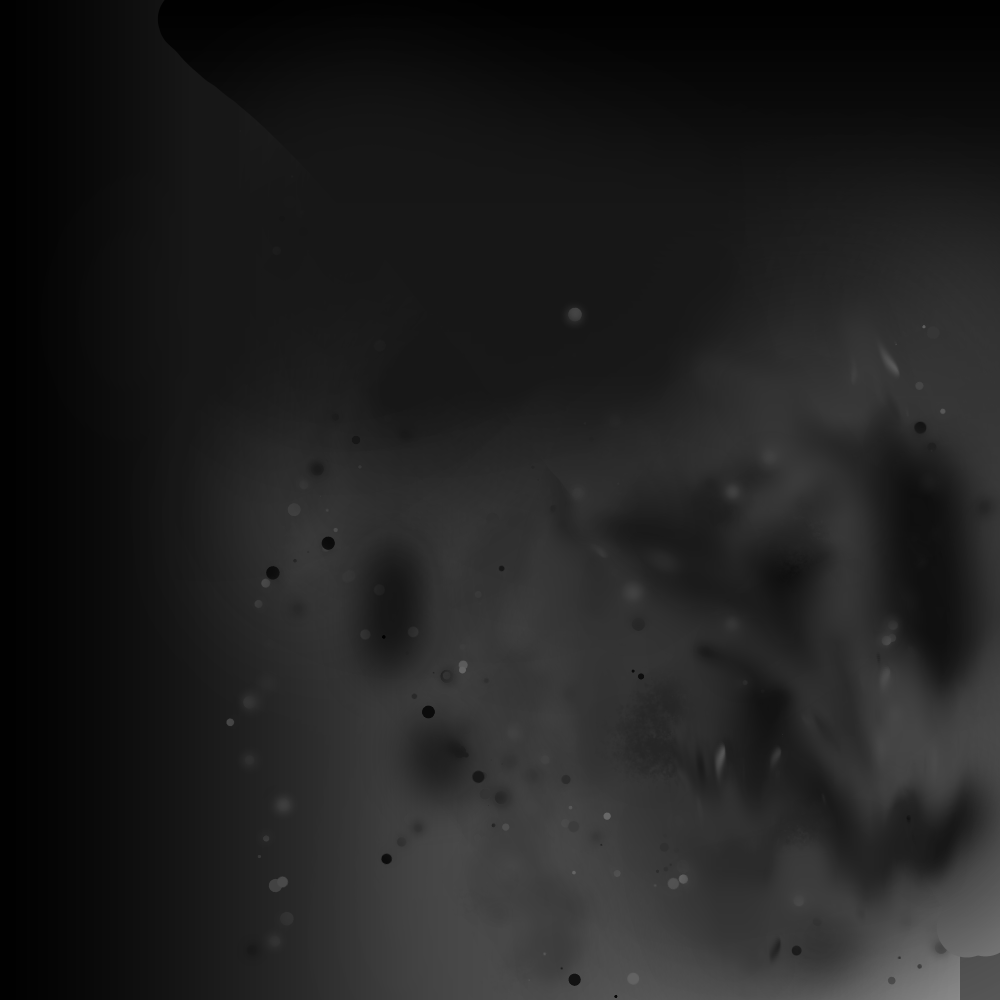
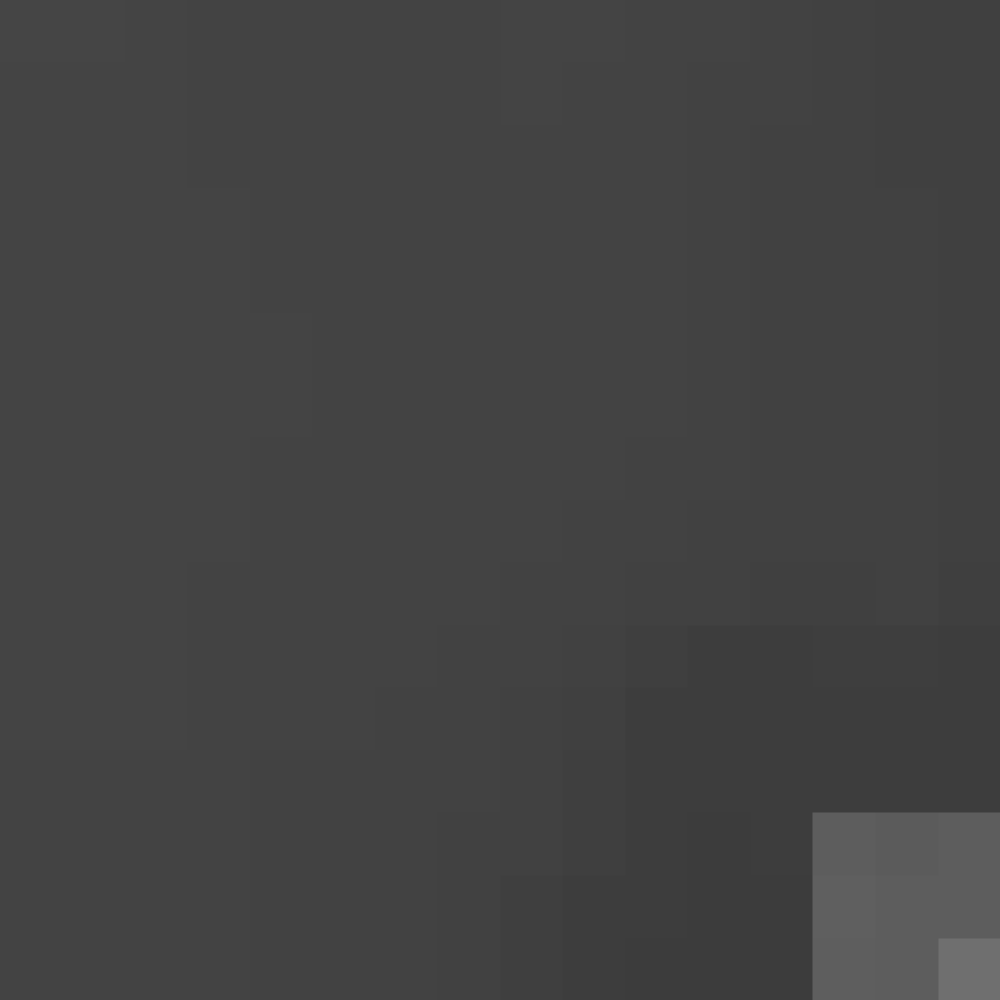
Two versions of the same layered image (w=1000, h=1000). Layer-by-layer changes:
added layer "Layer4" above "Layer2" over [0, 0, 1000, 1000]
painted on "Layer2" over [0, 0, 1000, 1000]
painted on "Layer3" over [0, 0, 1000, 1000]
